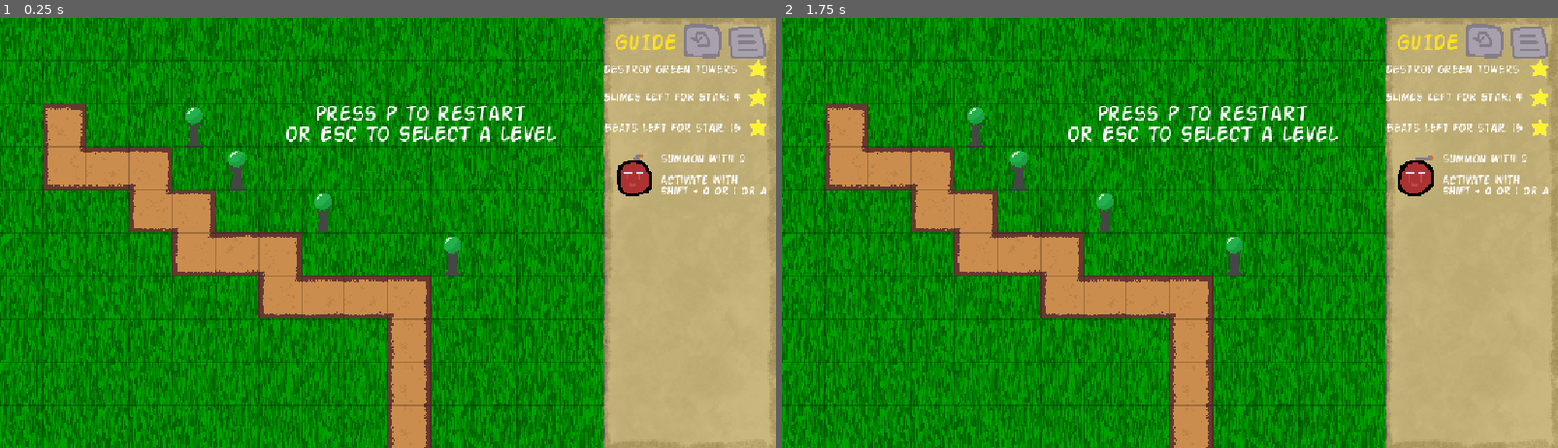
Above: before the commit, frames 1-2 (left to right).
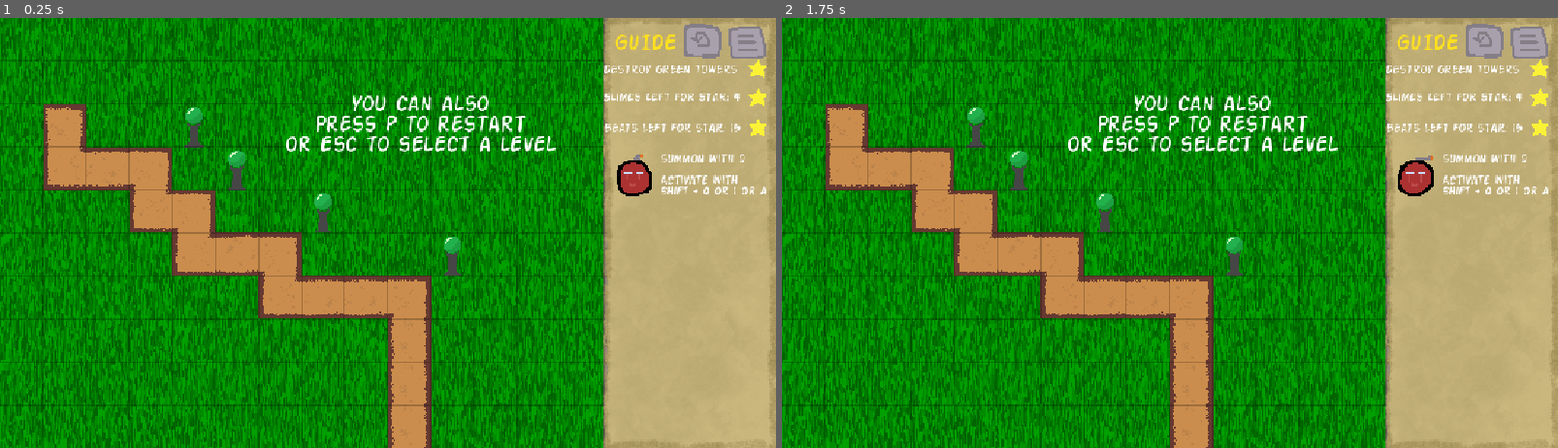
Above: after the commit, the same moments.

Repository: PeanutPiglet/SlimeTiming
Game: Godot game, scene res://levels/level3.tscn
Two runs of this game, one before a commit and one after it. Both use one fixed random seed, a clock stepped at 60 frames per second and the inputs below. This scene is started directly instead of the project's main scene.
Inputs (mouse positions are in pixels of both pictures, inside the frame that each line leads up to):
- Up to frame 1 (0.25 s): no input
- Up to frame 2 (1.75 s): click (1488, 39) at 0.5 s; click (1488, 39) at 1.25 s

The runs differ from the first frame. In frame 1, 1.7% of the frame differs, in the area x 36-72%, y 18-32%; in frame 2, 1.7%.
Error in both runs: Invalid access to property or key 'active_level' on a base object of type 'Node2D (GameLevel)'. (res://scripts/tower.gd:22)

Commit message:
fix: level3 text change

Diff:
--- a/levels/level3.tscn
+++ b/levels/level3.tscn
@@ -61,7 +61,8 @@
 offset_bottom = 304.0
 theme = ExtResource("7_1xfnq")
 theme_override_font_sizes/normal_font_size = 35
-text = "Press p to restart
+text = "you can also
+Press p to restart
 or esc to select a level"
 horizontal_alignment = 1
 vertical_alignment = 1
Not shown, added: assets/buttons/burger_menu/burger_normal.png.import
Not shown, added: assets/buttons/burger_menu/burger_pressed.png.import
